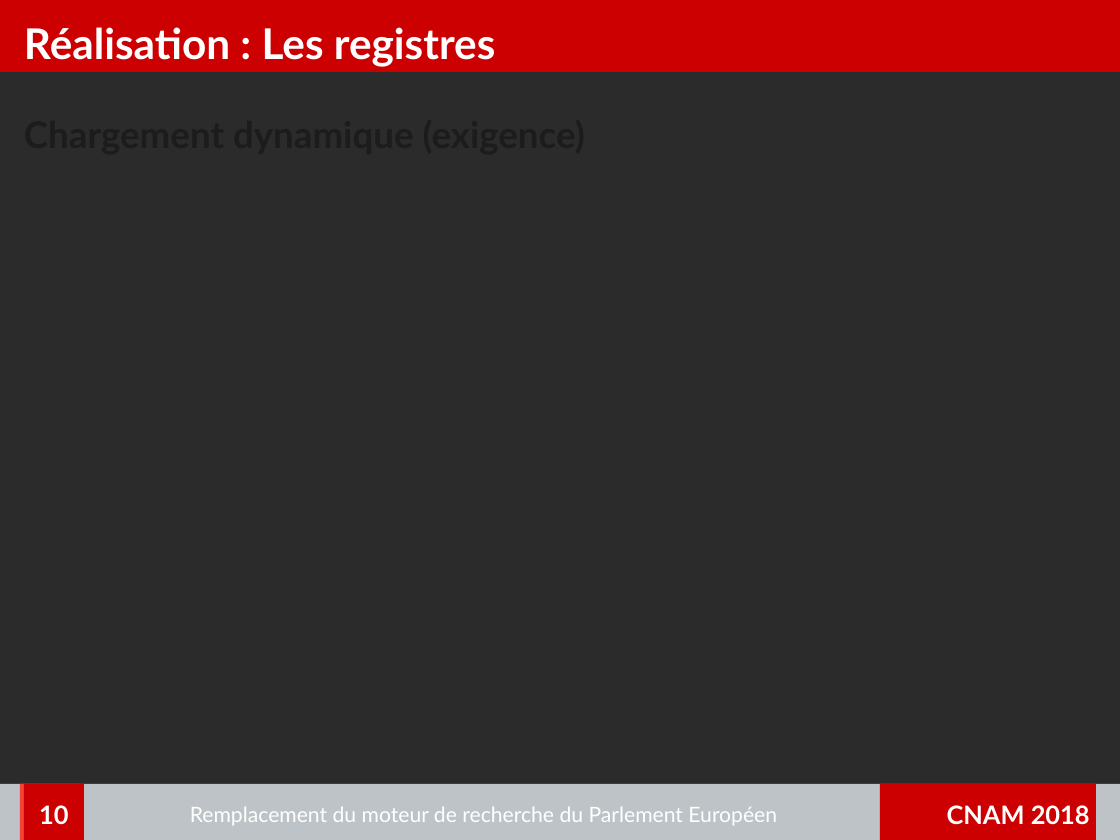
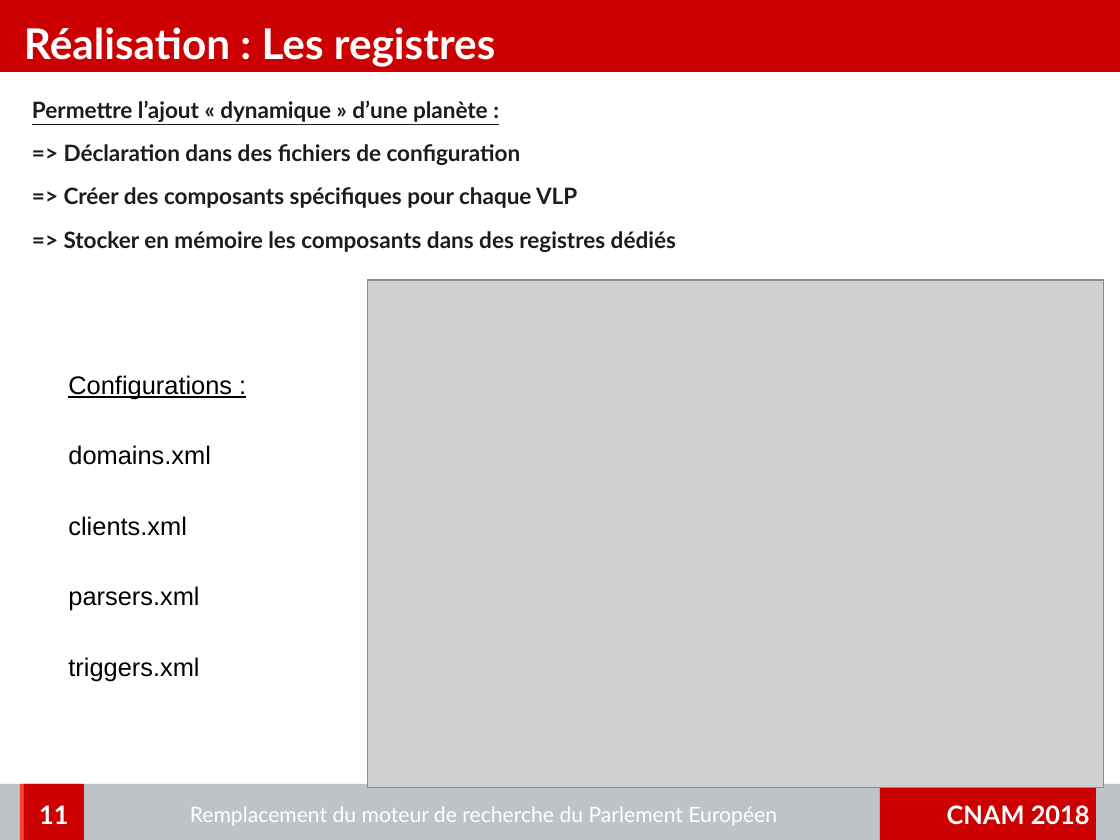
Before and after one commit to charleshuber/4tfront, a slide deck: slide 11 of memoire/presentation/memoire_presentation.odp (slide 10 before the commit). Drawn at 1120x840 pixels with LibreOffice and Linux fonts; fonts in the diff are those of the drawing; grey boxes stand for pictures; background and template pictures are left out; a plain dark background stands for a picture behind light text. Boxes give left, top, right and bottom in pixels: in the first picture for what was removed or moved away, otherwise in the second. Text is boxed around its words. In the diff, an @@ line names an element or a change of style, - is before the commit and + after.

```diff
--- a/memoire/presentation/memoire_presentation.odp
+++ b/memoire/presentation/memoire_presentation.odp
@@ text removed at box(24, 112, 1097, 760) @@
-Chargement dynamique (exigence)
@@ text added at box(32, 100, 676, 252), 16 pt, text #1C1C1C, bold @@
+Permettre l’ajout « dynamique » d’une planète :
+=> Déclaration dans des fichiers de configuration
+=> Créer des composants spécifiques pour chaque VLP
+=> Stocker en mémoire les composants dans des registres dédiés
@@ picture added at box(368, 281, 1104, 789) @@
@@ text added at box(68, 375, 232, 681), 18 pt, text #000000 @@
+Configurations :
+domains.xml
+clients.xml
+parsers.xml
+triggers.xml
@@ page number at box(39, 805, 68, 824): text changed @@
-10
+11
```
Also in this commit, not shown: 5 other slides changed, 1 slide added, 1 slide removed, 5 other files.
